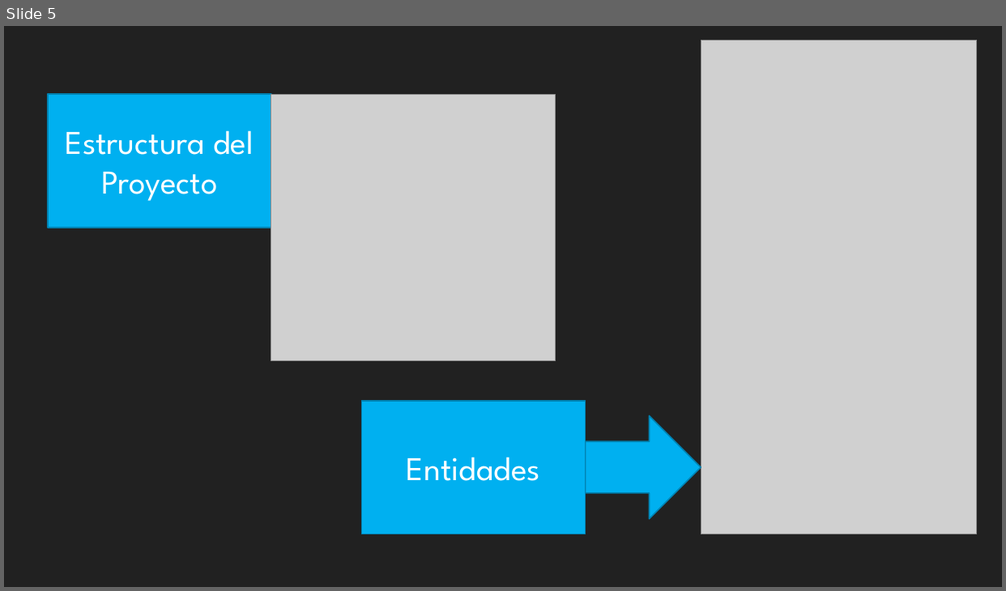
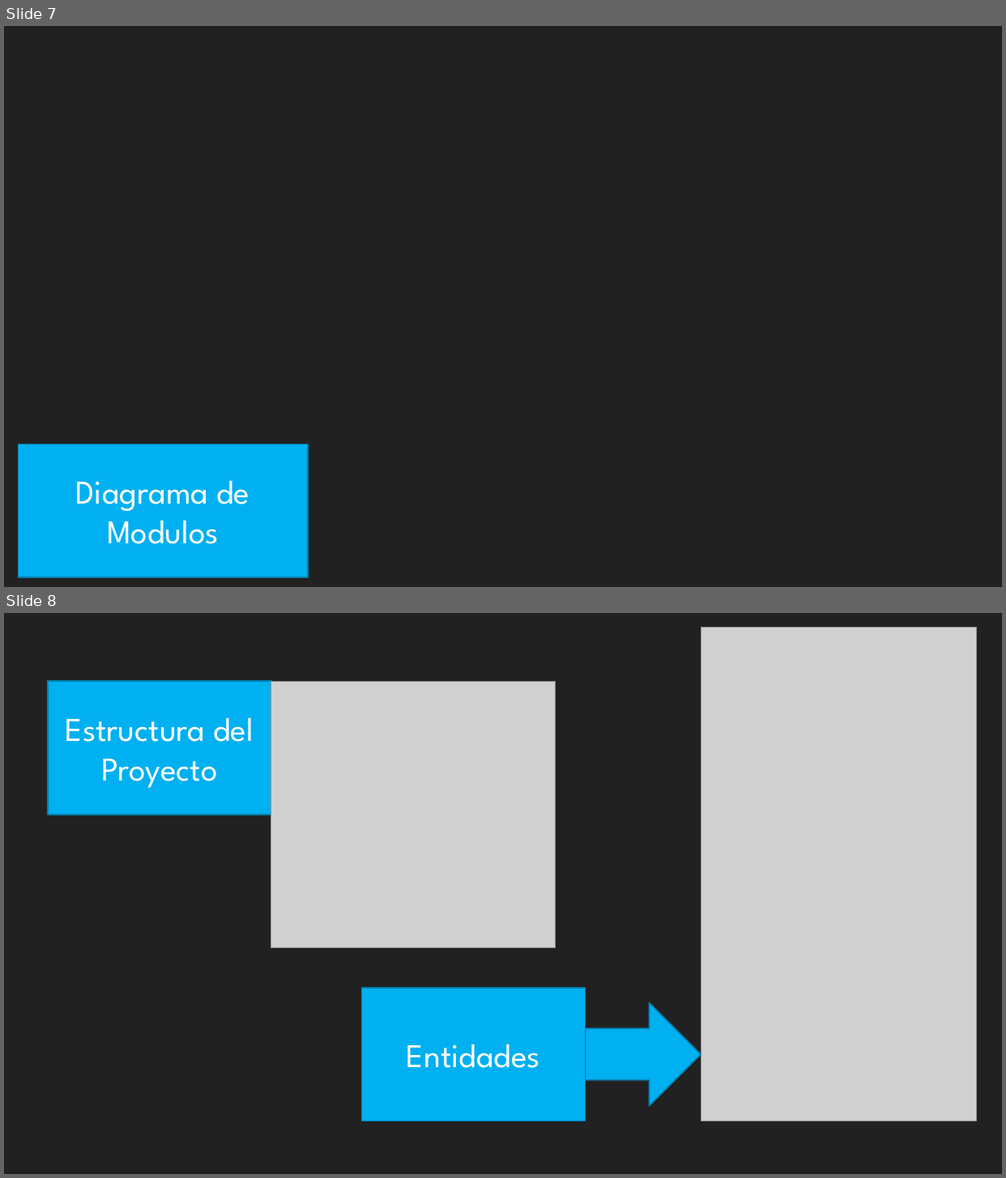
Before and after one commit to jdgonzalezd1/AppausaProject, a slide deck: Docs/Appausa 3.0.pptx. Shown one above the other, each under a label of ours: slide 5 before the commit, slides 7 and 8 after it. The pictures are 1006x591 and 1006x1178 pixels, drawn with LibreOffice and Linux fonts; fonts in the diff are those of the drawing; grey boxes stand for pictures; background and template pictures are left out. Boxes give left, top, right and bottom in pixels: in the first picture for what was removed or moved away, otherwise in the second. Text is boxed around its words. In the diff, an @@ line names an element or a change of style, - is before the commit and + after.

```diff
--- a/Docs/Appausa 3.0.pptx
+++ b/Docs/Appausa 3.0.pptx
@@ slide 7 added at (x1=4, y1=26, x2=1002, y2=587), background picture (left out) @@
@@ rectangle added at (x1=19, y1=445, x2=308, y2=578), fill #00B0F0, outline #0082B2 1.25 pt, 32 pt, text #FFFFFF @@
+Diagrama de Modulos
@@ what was slide 5 is now slide 8 @@
```
Also in this commit, not shown: 2 other slides added, 2 other files.
